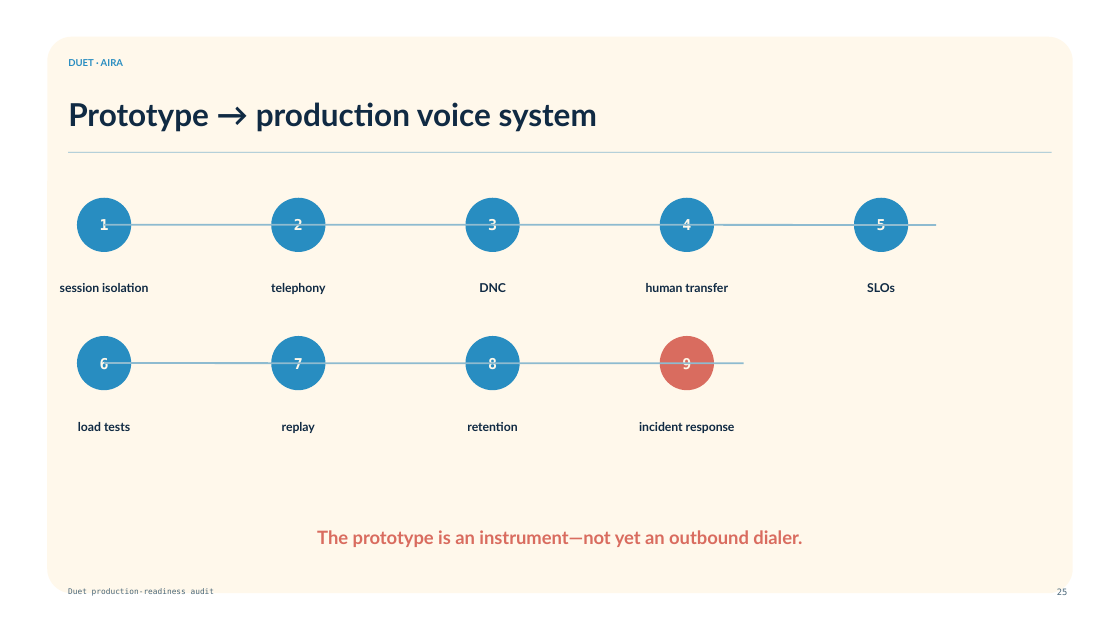
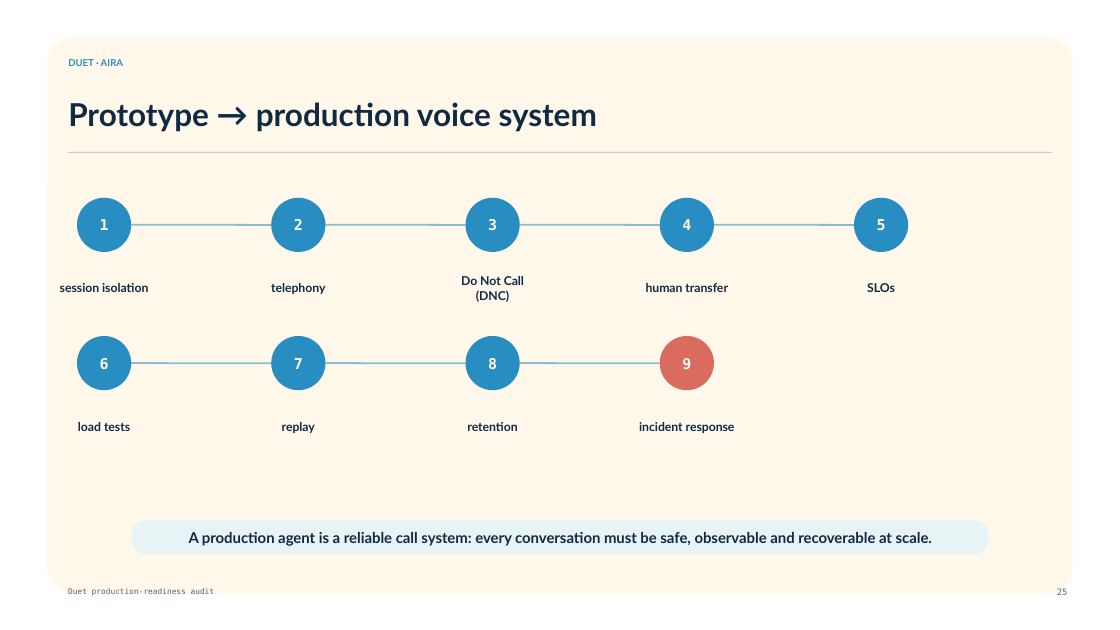
Before and after one commit to mssharatchandra/duet, a slide deck: slide 25 of docs/talk/Duet_Aira_Voice_AI_Tech_Talk_2026-08-25.pptx. Drawn at 1120x630 pixels with LibreOffice and Linux fonts; fonts in the diff are those of the drawing; background and template pictures are left out. Boxes give left, top, right and bottom in pixels: in the first picture for what was removed or moved away, otherwise in the second. Text is boxed around its words. In the diff, an @@ line names an element or a change of style, - is before the commit and + after.

Commit message:
docs: clarify production readiness path

```diff
--- a/docs/talk/Duet_Aira_Voice_AI_Tech_Talk_2026-08-25.pptx
+++ b/docs/talk/Duet_Aira_Voice_AI_Tech_Talk_2026-08-25.pptx
@@ line moved from (104, 225) - (937, 225) to (520, 225) - (660, 225) @@
@@ line added from (714, 225) to (854, 225), #8EBBD0 1.5 pt @@
@@ text at box(461, 276, 524, 302): text changed @@
-DNC
+Do Not Call
+(DNC)
@@ line moved from (104, 363) - (744, 363) to (326, 363) - (465, 363) @@
@@ line added from (520, 363) to (660, 363), #8EBBD0 1.5 pt @@
@@ rounded rectangle added at box(131, 521, 989, 555), fill #E8F3F6, 12.8 pt, text #102A43, bold @@
+A production agent is a reliable call system: every conversation must be safe, observable and recoverable at scale.
@@ text removed at box(317, 530, 802, 547) @@
-The prototype is an instrument—not yet an outbound dialer.
```
Also in this commit, not shown: 1 other slide changed, 2 other files.
